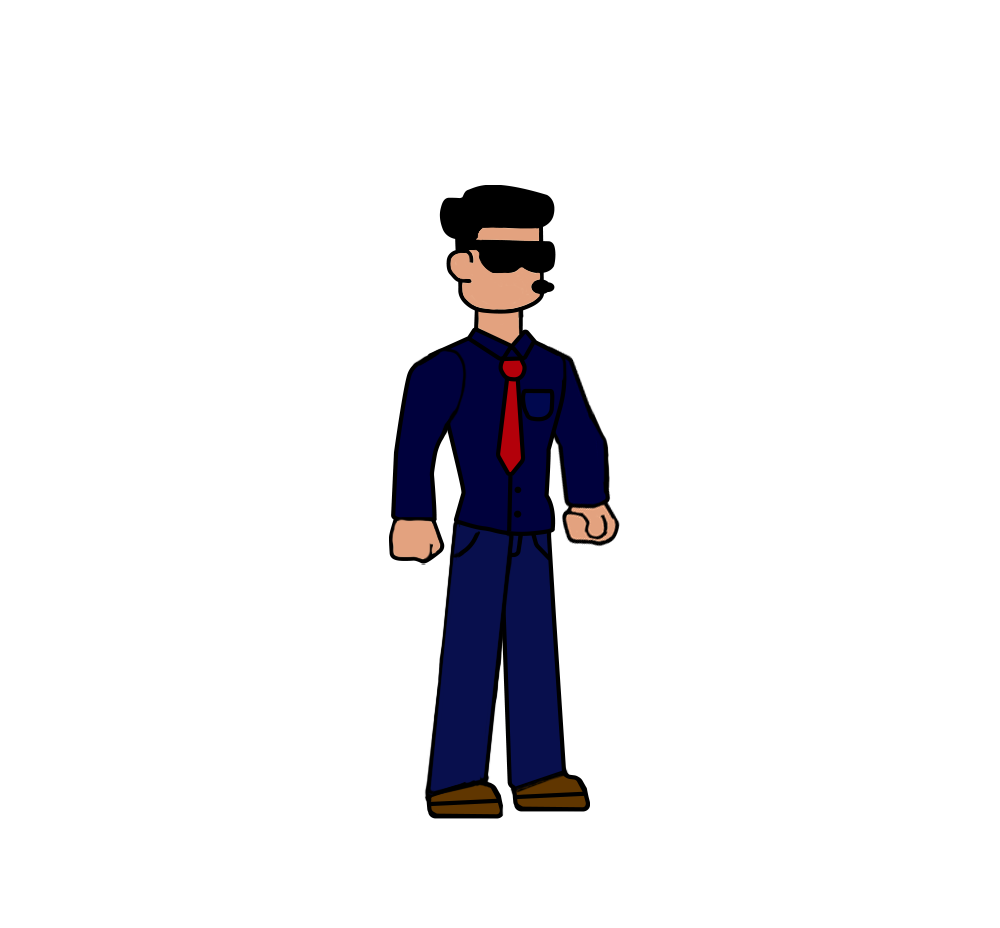
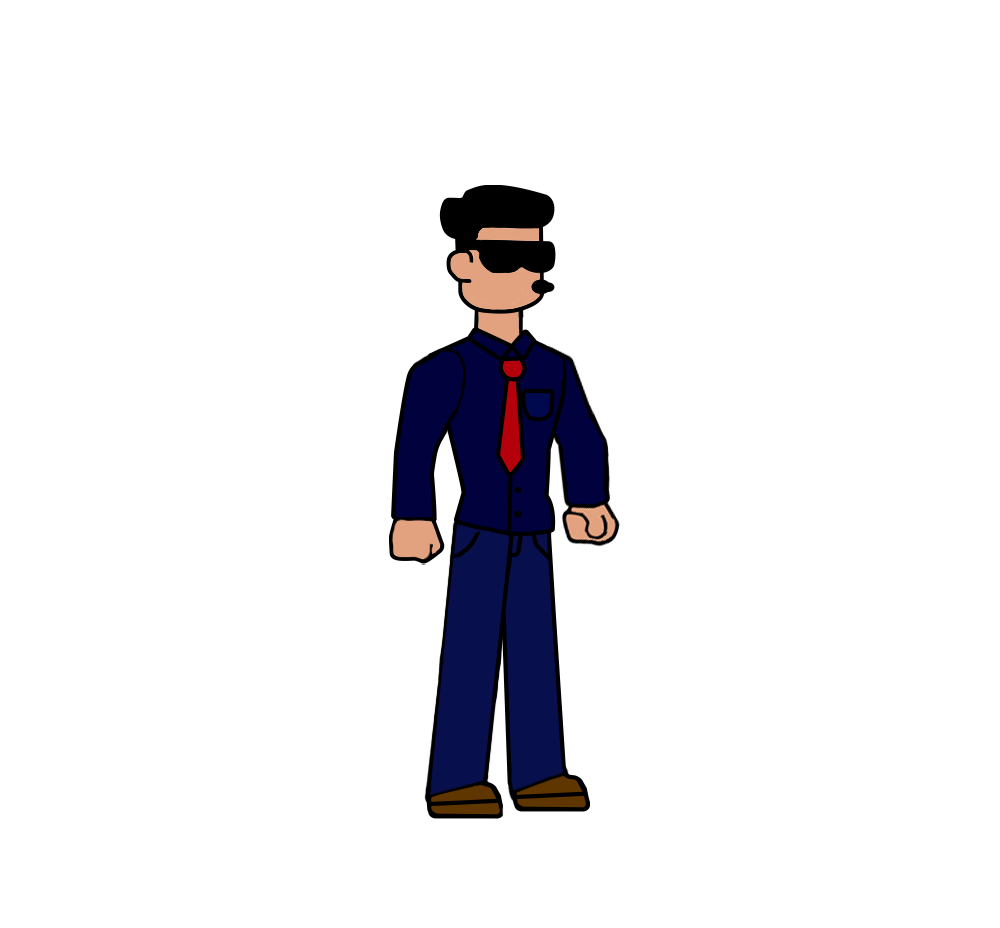
Layered file, before and after one edit (1000 × 928). Changes by layer:
moved "left shoes" above "Left Leg", painted on it over left=424, top=775, right=490, bottom=803
painted on "Left Leg" over left=424, top=775, right=489, bottom=803
moved "right shoes" above "Right Leg", painted on it over left=510, top=756, right=569, bottom=802
painted on "Right Leg" over left=507, top=754, right=569, bottom=802
